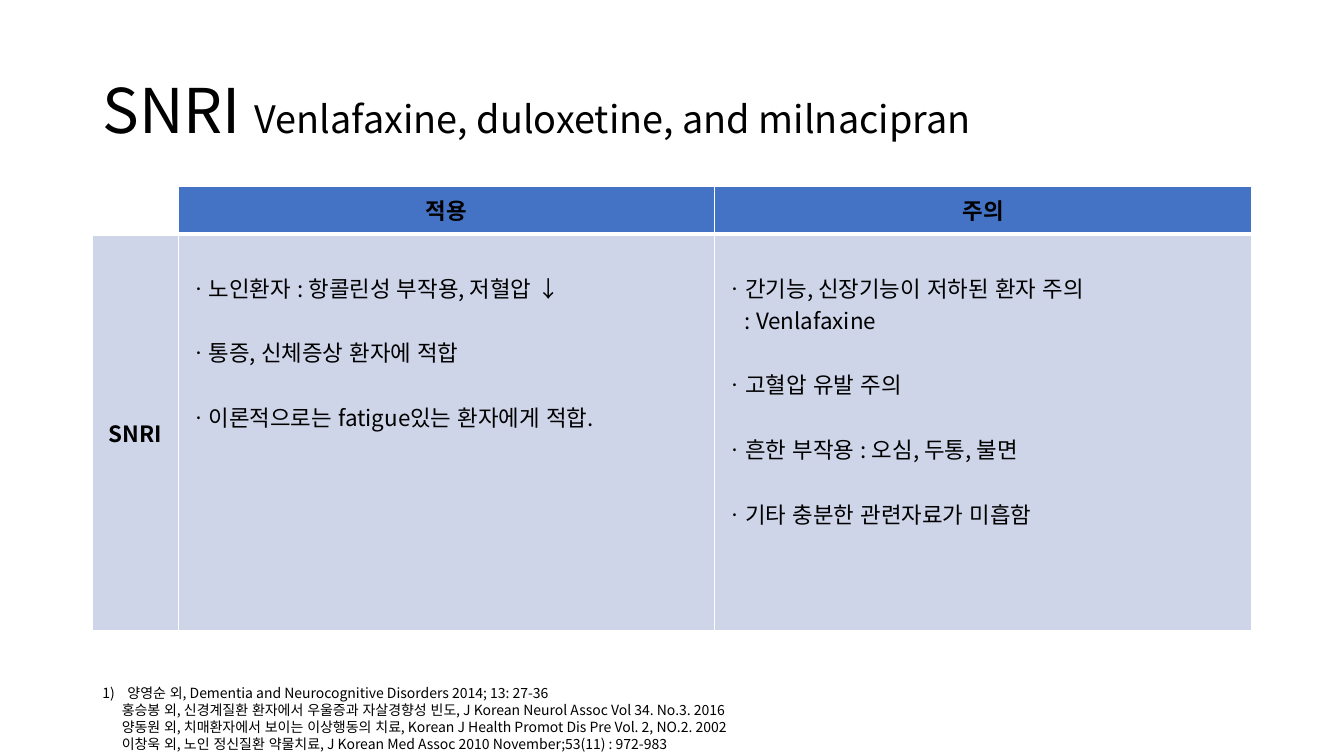
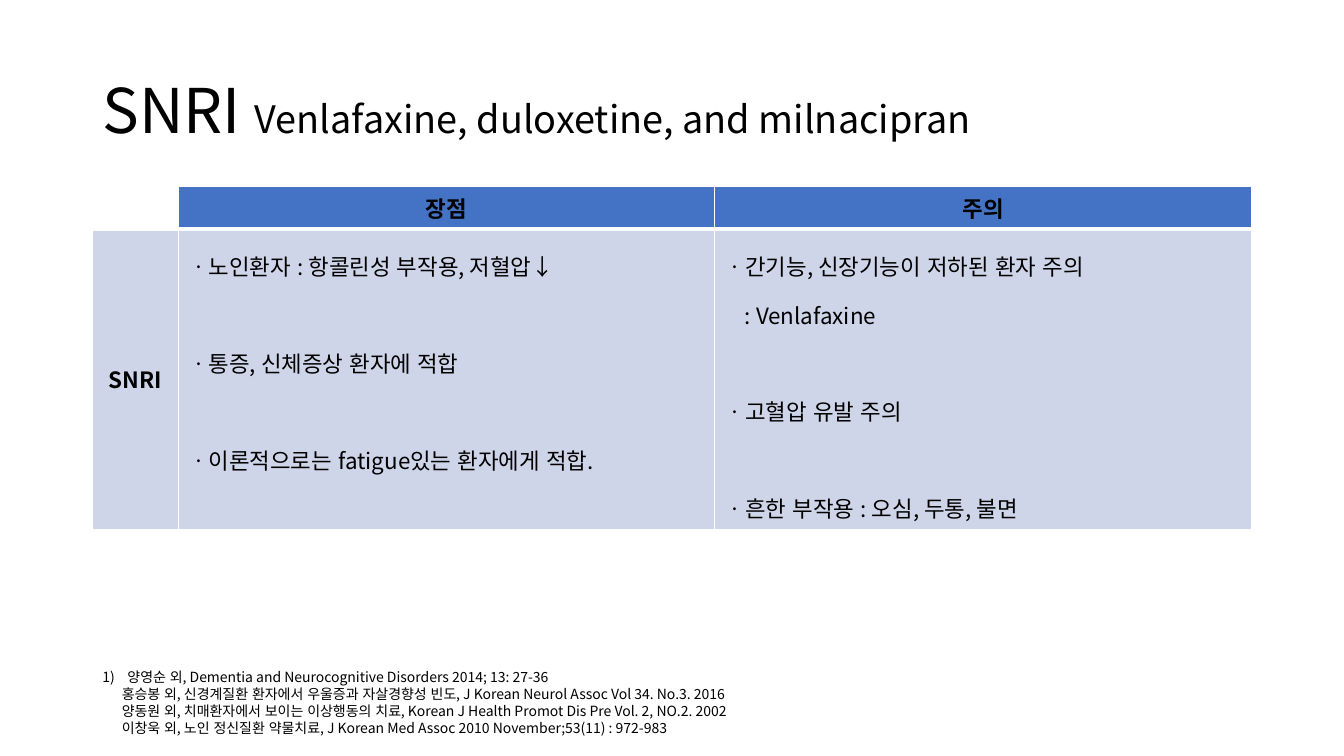
Before and after one commit to sbaram1/Presentation, a slide deck: slide 11 of 20190602_Ixel.pptx. Drawn at 1344x756 pixels with LibreOffice and Linux fonts; fonts in the diff are those of the drawing. Boxes give left, top, right and bottom in pixels: in the first picture for what was removed or moved away, otherwise in the second. Text is boxed around its words. In the diff, an @@ line names an element or a change of style, - is before the commit and + after.

```diff
--- a/20190602_Ixel.pptx
+++ b/20190602_Ixel.pptx
@@ table at <box>93,187,1251,525</box> @@
-row 1, column 2: 적용
+row 1, column 2: 장점
-row 2, column 2: ㆍ노인환자 : 항콜린성 부작용, 저혈압 ↓ / ㆍ통증, 신체증상 환자에 적합 / ㆍ이론적으로는 fatigue있는 환자에게 적합.
+row 2, column 2: ㆍ노인환자 : 항콜린성 부작용, 저혈압↓ / ㆍ통증, 신체증상 환자에 적합 / ㆍ이론적으로는 fatigue있는 환자에게 적합.
-row 2, column 3: ㆍ간기능, 신장기능이 저하된 환자 주의 / : Venlafaxine / ㆍ고혈압 유발 주의 / ㆍ흔한 부작용 : 오심, 두통, 불면 / ㆍ기타 충분한 관련자료가 미흡함
+row 2, column 3: ㆍ간기능, 신장기능이 저하된 환자 주의 / : Venlafaxine / ㆍ고혈압 유발 주의 / ㆍ흔한 부작용 : 오심, 두통, 불면
@@ text "양영순 외, Dementia and Neurocognitive ...": place and size @@
-text "양영순 외, Dementia and Neurocognitive ..." at <box>122,686,727,752</box>
+text "양영순 외, Dementia and Neurocognitive ..." at <box>122,670,727,736</box>
```
Also in this commit, not shown: 17 other slides changed.
